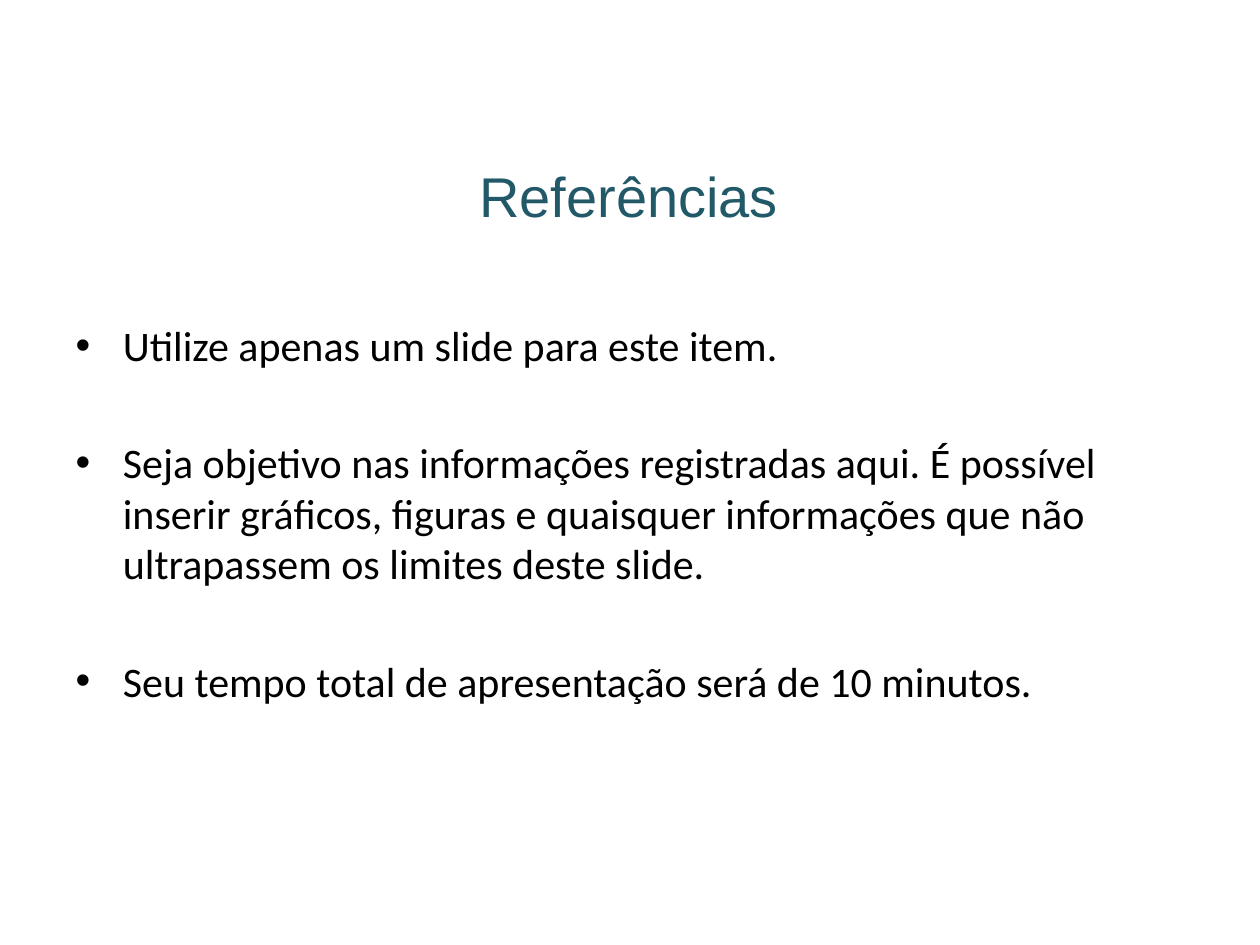
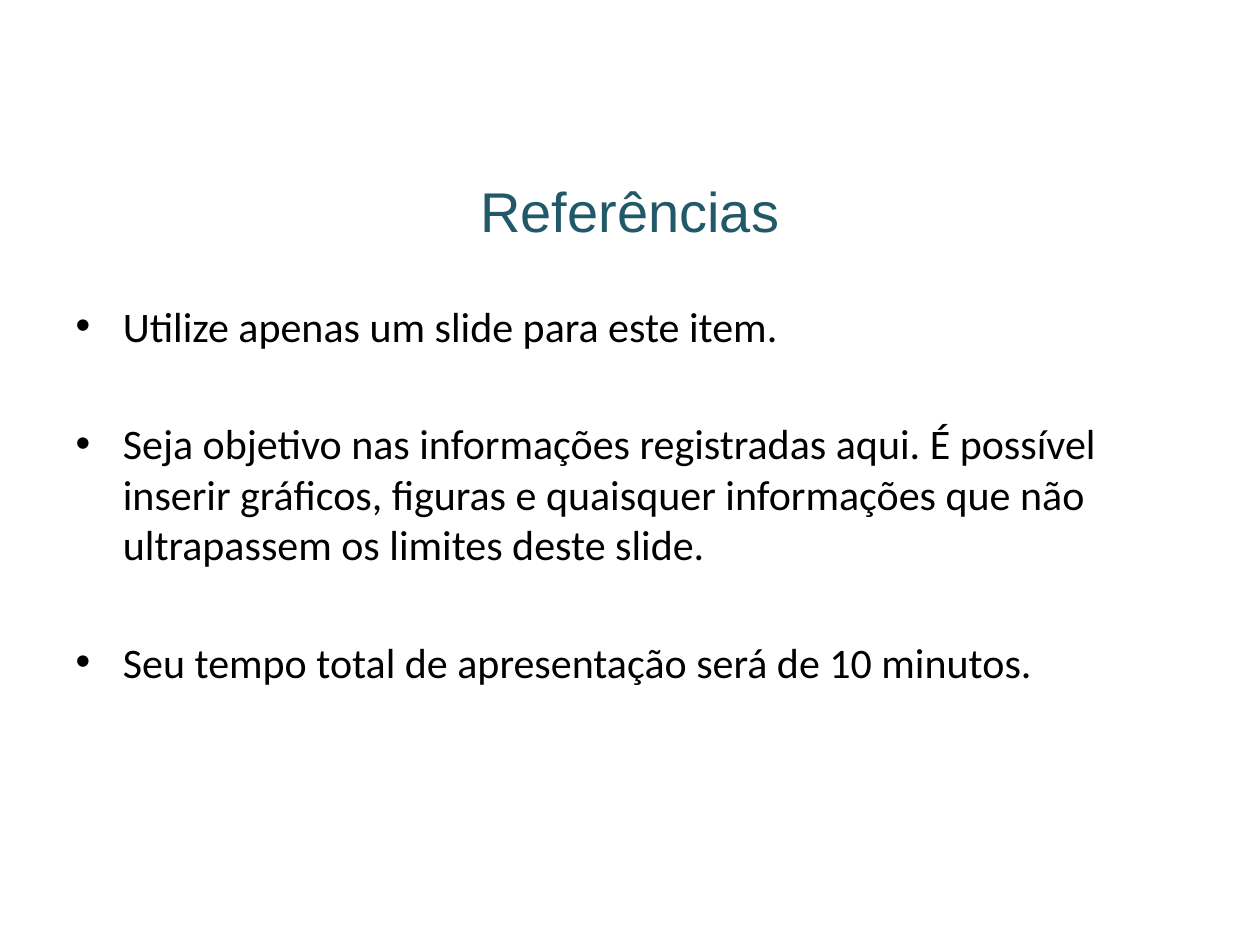
Before and after one commit to ccsa-ufrn/entbl-2021, a slide deck: slide 6 of src/assets/ng2/download/resumos_expandidos/template_apresentacao_slides.pptx. Drawn at 1260x945 pixels with LibreOffice and Linux fonts; fonts in the diff are those of the drawing; background and template pictures are left out. Boxes give left, top, right and bottom in pixels: in the first picture for what was removed or moved away, otherwise in the second. Text is boxed around its words. In the diff, an @@ line names an element or a change of style, - is before the commit and + after.

```diff
--- a/src/assets/ng2/download/resumos_expandidos/template_apresentacao_slides.pptx
+++ b/src/assets/ng2/download/resumos_expandidos/template_apresentacao_slides.pptx
@@ title "Referências": place and size @@
-title "Referências" at box(479, 176, 778, 218)
+title "Referências" at box(480, 191, 779, 233)
@@ text "Utilize apenas um slide para ...": place and size @@
-text "Utilize apenas um slide para ..." at box(123, 331, 1096, 704)
+text "Utilize apenas um slide para ..." at box(123, 312, 1096, 685)
```
Also in this commit, not shown: 5 other slides changed, 11 other files.
